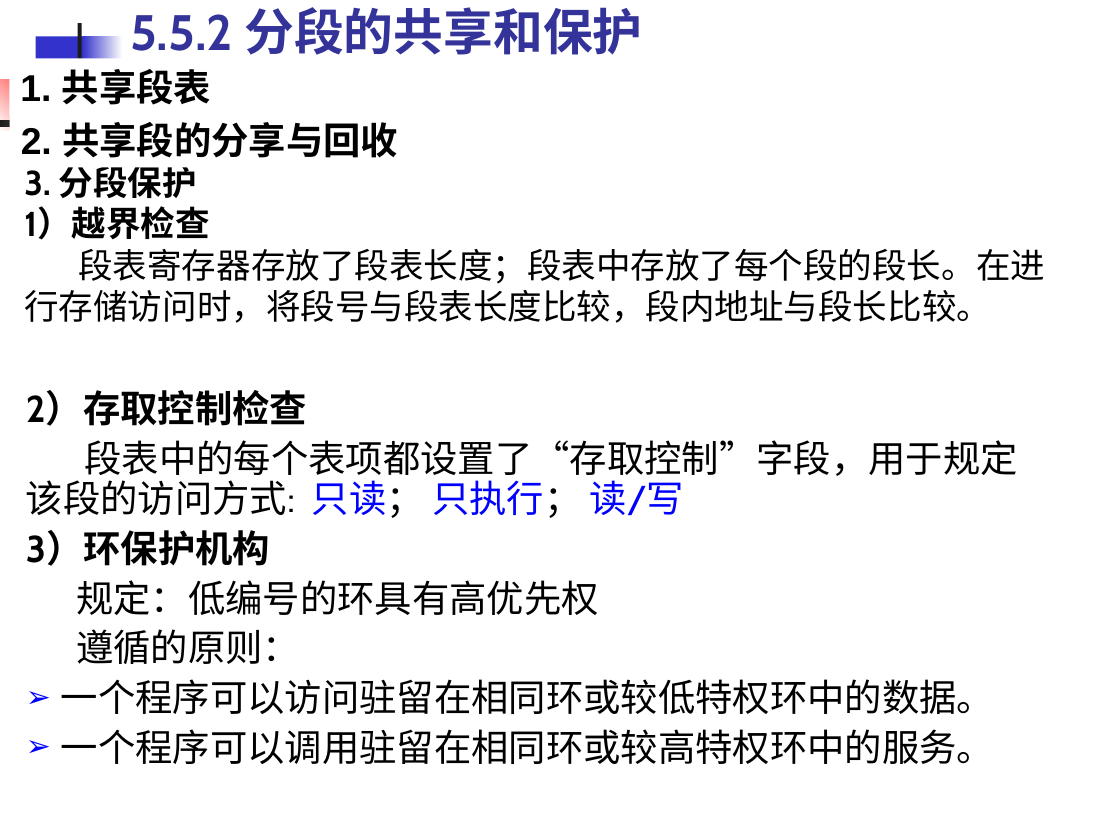
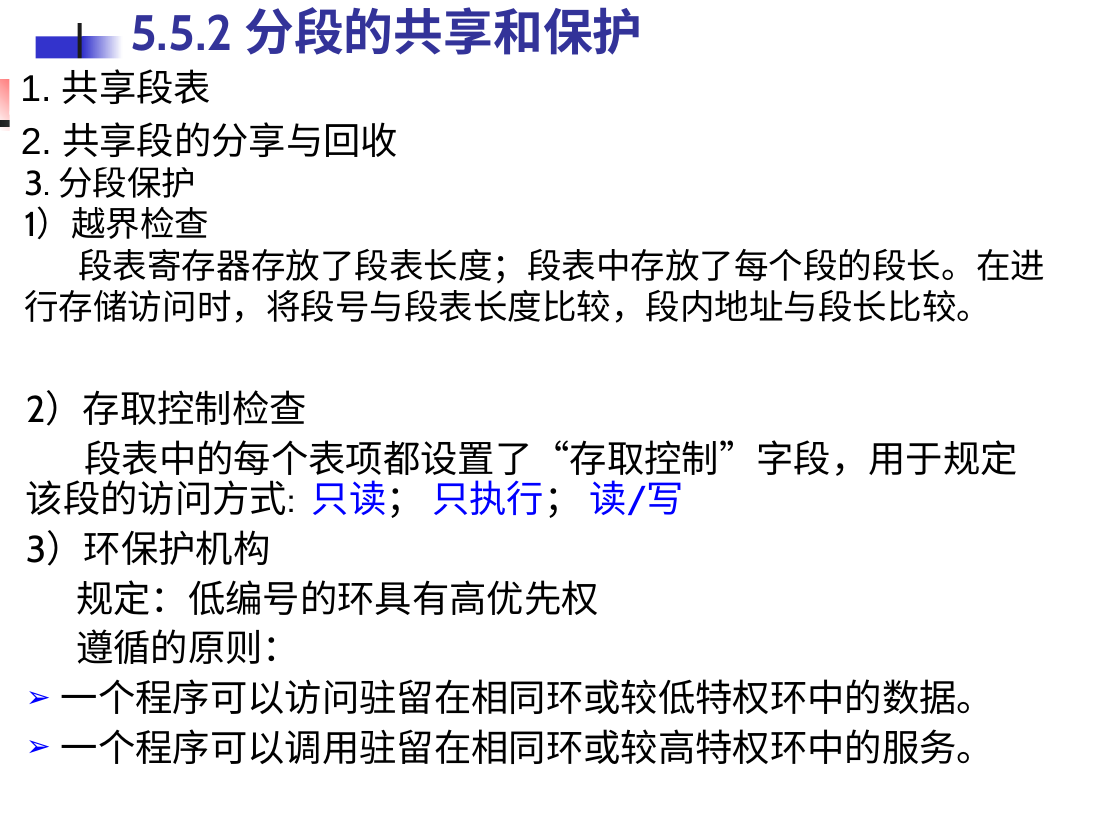
Before and after one commit to edu2act/course-OS, a slide deck: slide 57 of materials/slides/OS_Chap 5.ppt. Drawn at 1120x840 pixels with LibreOffice and Linux fonts; fonts in the diff are those of the drawing. Boxes give left, top, right and bottom in pixels: in the first picture for what was removed or moved away, otherwise in the second. Text is boxed around its words. In the diff, an @@ line names an element or a change of style, - is before the commit and + after.

```diff
--- a/materials/slides/OS_Chap 5.ppt
+++ b/materials/slides/OS_Chap 5.ppt
@@ text "1. 共享段表" at <box>20,69,211,104</box>: bold off @@
@@ text "2. 共享段的分享与回收" at <box>21,122,398,157</box>: bold off @@
@@ text at <box>24,167,209,239</box>: bold off in "3. 分段保护", "1）越界检查" @@
@@ text at <box>26,391,307,566</box>: bold off in "2）存取控制检查", "3）环保护机构" @@
```
Also in this commit, not shown: 29 other slides changed, 3 other files.
